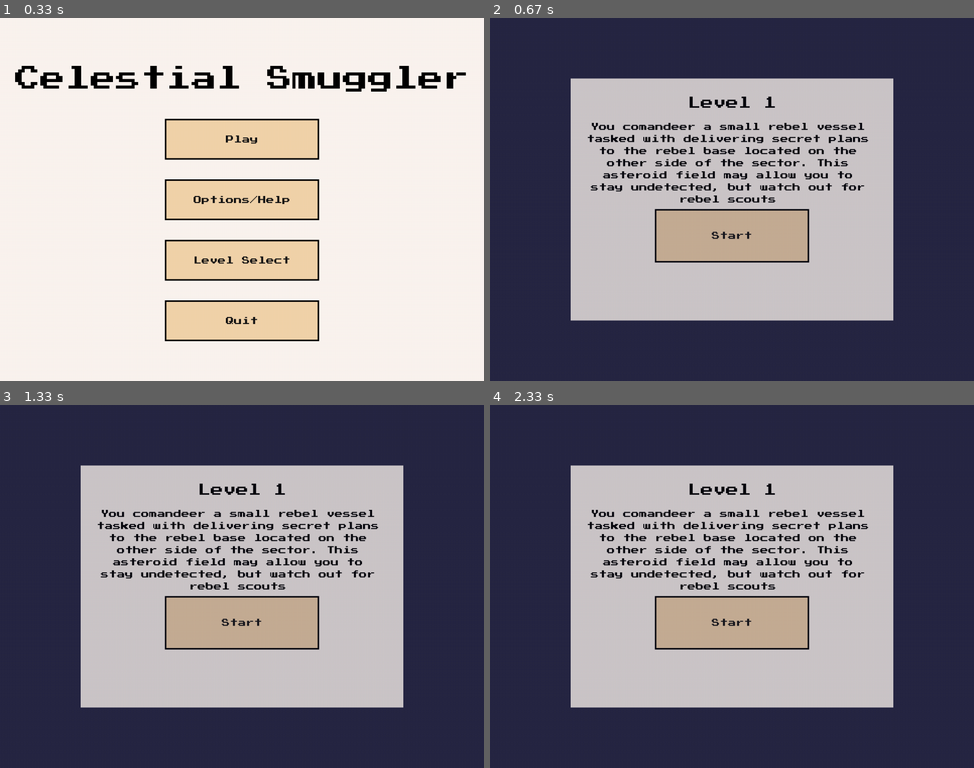
Above: before the commit, frames 1-4 (two rows, left to right).
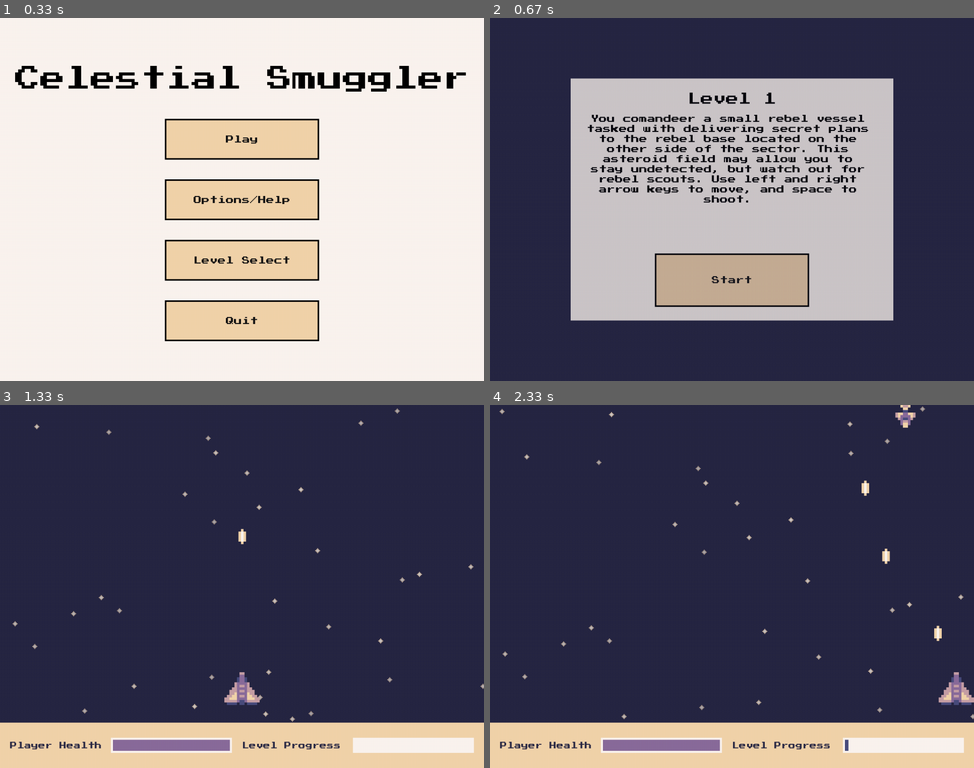
Above: after the commit, the same moments.

Repository: malaeng/12SDD-AT3
Game: pygame game, started from main.py
The game is run twice, just before and just after one commit, with the same random seed, the same clock (stepped at 60 frames per second) and the same inputs.
Inputs (mouse positions are in pixels of both pictures, inside the frame that each line leads up to):
- Up to frame 1 (0.33 s): type "Ann (at the terminal prompt)" at 0 s
- Up to frame 2 (0.67 s): click (732, 137) at 0.38 s
- Up to frame 3 (1.33 s): press the mouse at (242, 666) at 0.7 s; move the mouse to (261, 666) at 0.8 s; release the mouse at (275, 662) at 0.93 s; tap Space at 1 s
- Up to frame 4 (2.33 s): hold Right 1.33-1.8 s; tap Space at 1.4, 1.7, 1.9, 2.2 s; hold Right 1.83-2.3 s

Frame 1 is identical in both runs. In frame 2, 14% of the frame differs, in the area x 20-79%, y 20-80%; in frame 3, 57%; in frame 4, 57%, in the area x 0-100%, y 0-100%.

Commit message:
updates from user feedback

Diff:
--- a/enemy.py
+++ b/enemy.py
@@ -6,11 +6,12 @@
 from laser import Laser
 
 class Enemy(pygame.sprite.Sprite):
-    def __init__(self, name: str, pos: tuple, screen_height: int, laser_group: pygame.sprite.Group):
+    def __init__(self, name: str, pos: tuple, screen_height: int, screen_width: int, laser_group: pygame.sprite.Group):
         super().__init__()
 
         # Flags and general variables
         self.screen_height = screen_height
+        self.screen_width = screen_width
         self.chosen_position = False
         self.move_position = 0
 
@@ -70,9 +71,9 @@
 
 
     def move(self):
-        # Pick a random x-value.
+        # Pick a random x-value that goes 50 pixels beyond the bounds of the screen.
         if not self.chosen_position:
-            self.move_position = random.randint(20, self.screen_height-20)
+            self.move_position = random.randint(-50, self.screen_width+50)
             self.chosen_position = True
         # If one has already been chose, move towards it slowly.
         else:
--- a/level.py
+++ b/level.py
@@ -90,7 +90,7 @@
 
         # Spawns the enemy at the top of the screen with a random x-position
         spawn_x = random.randint(0, self.screen_size[0])
-        self.current_enemies.add(Enemy(enemy_class, (spawn_x, -20), self.screen_size[1], self.enemy_lasers))
+        self.current_enemies.add(Enemy(enemy_class, (spawn_x, -20), self.screen_size[1], self.screen_size[0], self.enemy_lasers))
 
     def update(self, SFX_on):
         self.spawn_handler(SFX_on)
--- a/main.py
+++ b/main.py
@@ -53,7 +53,7 @@
             Level( # Level 1
                 screen_size = (screen_width, screen_height),
                 title = "Level 1",
-                text = "You comandeer a small rebel vessel tasked with delivering secret plans to the rebel base located on the other side of the sector. This asteroid field may allow you to stay undetected, but watch out for rebel scouts",
+                text = "You comandeer a small rebel vessel tasked with delivering secret plans to the rebel base located on the other side of the sector. This asteroid field may allow you to stay undetected, but watch out for rebel scouts. Use left and right arrow keys to move, and space to shoot.",
                 asteroids = 25,
                 fighters = 0,
                 scouts = 5,
--- a/menu.py
+++ b/menu.py
@@ -160,6 +160,10 @@
         for button in self.buttons:
             index = self.buttons.index(button)
 
+            if len(self.buttons) == 1:
+                 self.current_center = len(self.element_centers) - int(len(self.element_centers)/6)
+
+
             # Stack all buttons on top of each other
             if self.stack:
                 button_rect = button.get_rect(center = (self.width/2, self.element_centers[self.current_center]))
